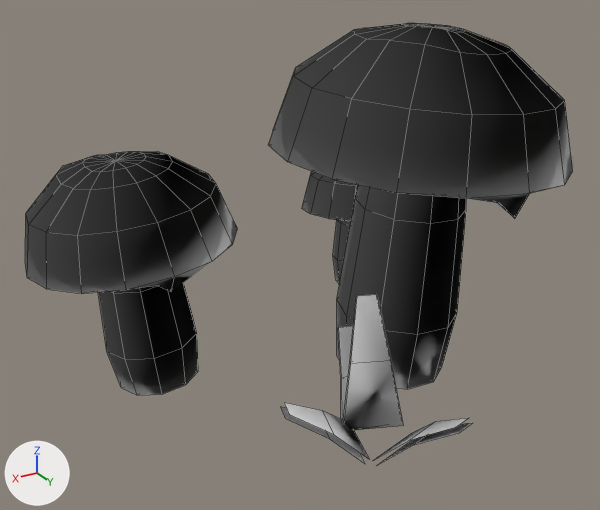
One commit to the FBX model unreal/Art/Export/Foliage/SM_Foliage_Plains_RedMushrooms_B.fbx: the scene before it, then after it.
Both versions are drawn from a 50 mm lens placed at (0.318, 0.49, 0.341), pointed at (0.028, 0.006, 0.099). Lighting does not change. The marker at lower left points along +X, +Y and +Z. The picture after the commit comes second. Mesh edges are drawn as thin lines. Vertices at exactly the same position are counted once.

The first picture shows 'SM_Foliage_Plains_RedMushrooms_B'.
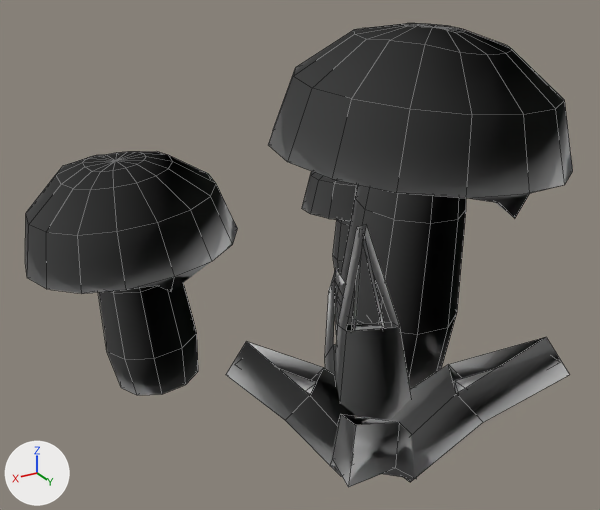
The change, as JSON lines over the scene's bpy script:
```json
{"block": "me_sm_foliage_plains_redmushrooms_b", "where": "# used by ob_sm_foliage_plains_redmushrooms_b; location = (0.0, 0.0, 0.0)"}
{"op": "remove", "block": "me_sm_foliage_plains_redmushrooms_b", "code": "me_sm_foliage_plains_redmushrooms_b.from_pydata(...)  # 1199 vertices, 1420 faces; spans x -0.186..0.209, y -0.19..0.202, z -0.012..0.262"}
{"op": "add", "block": "me_sm_foliage_plains_redmushrooms_b", "code": "me_sm_foliage_plains_redmushrooms_b.from_pydata(...)  # 1243 vertices, 1474 faces; spans x -0.186..0.209, y -0.19..0.182, z -0.023..0.262"}
{"block": "me_sm_foliage_plains_redmushrooms_b", "change": "me_sm_foliage_plains_redmushrooms_b part 1: the loose piece of 6 vertices spanning x -0.01..0.037, y 0.025..0.094, z -0.009..0.041 is rebuilt with 10 vertices and now spans x -0.017..0.038, y -0.019..0.097, z -0.014..0.062"}
{"block": "me_sm_foliage_plains_redmushrooms_b", "change": "me_sm_foliage_plains_redmushrooms_b part 2: the loose piece of 6 vertices spanning x -0.01..0.036, y 0.022..0.091, z -0.011..0.039 is rebuilt with 10 vertices and now spans x -0.01..0.037, y 0.029..0.1, z -0.012..0.123"}
{"block": "me_sm_foliage_plains_redmushrooms_b", "change": "me_sm_foliage_plains_redmushrooms_b part 3"}
{"block": "me_sm_foliage_plains_redmushrooms_b", "change": "44 vertices are removed from x -0.016..0.118, y -0.016..0.202, z -0.011..0.122"}
{"block": "me_sm_foliage_plains_redmushrooms_b", "change": "12 faces are deleted"}
{"block": "me_sm_foliage_plains_redmushrooms_b", "change": "80 vertices are added at x -0.088..0.102, y -0.026..0.182, z -0.023..0.131"}
{"block": "me_sm_foliage_plains_redmushrooms_b", "change": "21 new faces join them, mat_mi_af_toon_foliage_plains (white #e7e7e7)"}
{"block": "me_sm_foliage_plains_redmushrooms_b", "change": "35 new faces join them, mat_m_af_outline (white #e7e7e7)"}
```

Pixel boxes (x1, y1, x2, y2) of what changed, in the pictures (600 x 510 px):
```json
{"object": "SM_Foliage_Plains_RedMushrooms_B", "change": "reshaped", "before": [25, 23, 573, 464], "after": [25, 23, 573, 487]}
{"part": 1, "of": "me_sm_foliage_plains_redmushrooms_b", "change": "rebuilt", "before": [339, 325, 369, 430], "after": [334, 282, 342, 336], "on screen": "mostly hidden afterwards"}
{"part": 2, "of": "me_sm_foliage_plains_redmushrooms_b", "change": "rebuilt", "before": [338, 328, 342, 419], "after": [352, 235, 386, 331]}
{"part": 3, "of": "me_sm_foliage_plains_redmushrooms_b", "change": "built on", "before": [281, 294, 472, 464], "after": [226, 224, 570, 487]}
```
